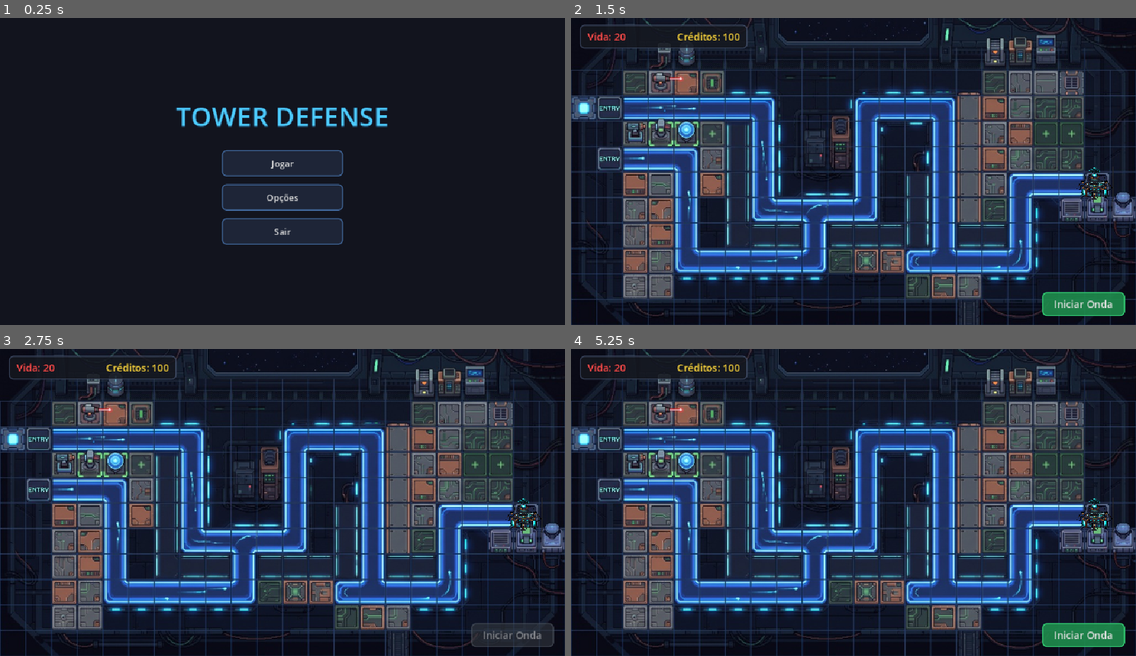
Above: before the commit, frames 1-4 (two rows, left to right).
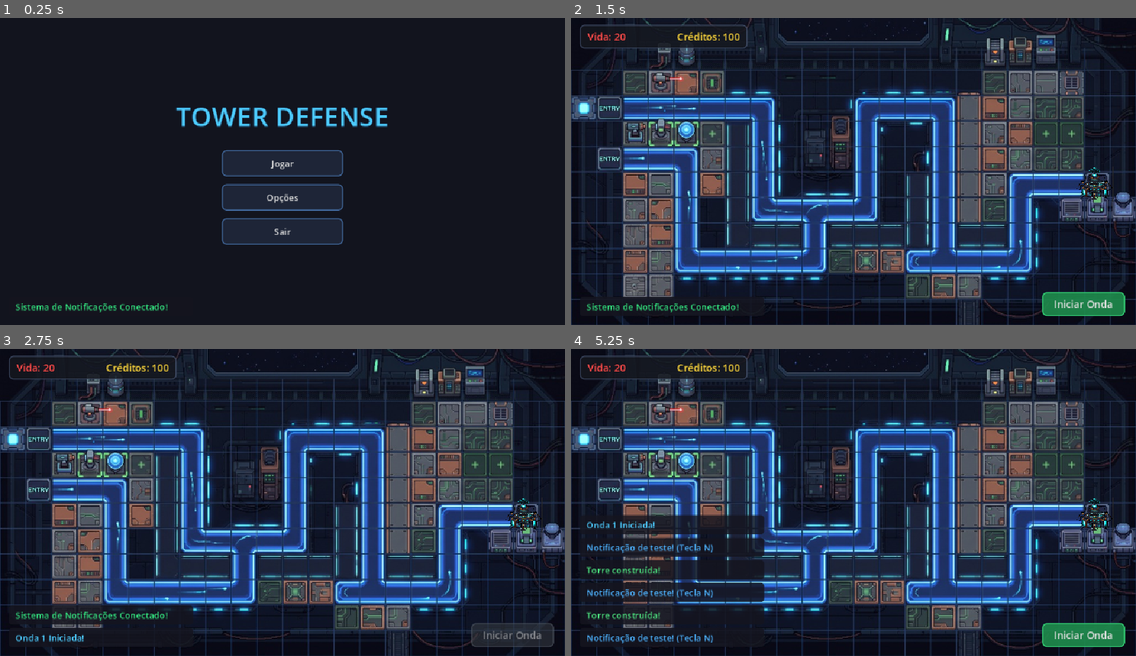
Above: after the commit, the same moments.

Repository: gabdalmazo/godot2dgame
Game: Godot game, scene res://MainMenu.tscn
Same seed, same stepped clock (60 frames per second), same inputs: the game is played once before the commit and once after it. Sound files missing from this copy of the repository are replaced by a short silence.
Inputs (mouse positions are in pixels of both pictures, inside the frame that each line leads up to):
- Up to frame 1 (0.25 s): no input
- Up to frame 2 (1.5 s): click "Jogar" at 0.5 s; click "Fase 1" at 1.25 s
- Up to frame 3 (2.75 s): click "Iniciar Onda" at 2 s
- Up to frame 4 (5.25 s): tap Enter (ui_accept) at 2.75, 3.02, 3.77, 4.25 s; move the mouse to (977, 487) at 2.77 s; tap N at 2.85, 3.6, 4.55 s; click (977, 487) at 2.92 s; move the mouse to (740, 517) at 3.52 s; click (740, 517) at 3.67 s; move the mouse to (910, 434) at 4.27 s; tap K at 4.35 s; click (910, 434) at 4.42 s; click "Reiniciar Missão" at 5 s

The runs differ from the first frame. In frame 1, 0.4% of the frame differs, in the area x 2-30%, y 92-96%; in frame 2, 0.6%; in frame 3, 1.5%; in frame 4, 7.0%, in the area x 1-35%, y 53-98%.

Commit message:
feat: implement wave management, notifications, player base, and tower building systems

Diff:
--- /dev/null
+++ b/novo-projeto-de-jogo/NotificationItem.gd
@@ -0,0 +1,68 @@
+class_name NotificationItem
+extends Control
+
+var _texto: String = ""
+var _cor: Color = Color.WHITE
+
+func _ready() -> void:
+	# Aplica as configurações visuais caso tenham sido injetadas antes do _ready()
+	_atualizar_visual()
+	_iniciar_animacao()
+
+## Configura o texto e a cor da fonte da notificação.
+## Pode ser chamado antes ou após o nó ser adicionado à SceneTree.
+func configurar(texto: String, cor: Color = Color.WHITE) -> void:
+	_texto = texto
+	_cor = cor
+	_atualizar_visual()
+
+## Cria a animação puramente via código utilizando Tween:
+## 1. Permanece 100% visível por 3 segundos
+## 2. Esmaece a opacidade (modulate:a) de 1.0 para 0.0 em 1 segundo
+## 3. Ao finalizar, remove o nó da memória com queue_free()
+func _iniciar_animacao() -> void:
+	# Garante visibilidade total inicial
+	modulate.a = 1.0
+
+	# Cria o Tween sequencial
+	var tween: Tween = create_tween()
+
+	# Aguarda 3 segundos com a mensagem visível
+	tween.tween_interval(3.0)
+
+	# Transiciona o alfa (modulate:a) de 1.0 para 0.0 ao longo de 1 segundo
+	tween.tween_property(self, "modulate:a", 0.0, 1.0)\
+		.set_ease(Tween.EASE_IN)\
+		.set_trans(Tween.TRANS_QUAD)
+
+	# Conecta a finalização do Tween à destruição do nó
+	tween.finished.connect(queue_free)
+
+## Aplica o texto e cor ao nó Label correspondente
+func _atualizar_visual() -> void:
+	var label_node: Label = _obter_label()
+	if label_node == null:
+		return
+
+	label_node.text = _texto
+
+	# Suporta tanto LabelSettings quanto sobreposição de cor do tema
+	if label_node.label_settings != null:
+		label_node.label_settings = label_node.label_settings.duplicate()
+		label_node.label_settings.font_color = _cor
+	else:
+		label_node.add_theme_color_override("font_color", _cor)
+
+## Identifica o Label independentemente do script estar anexado em um Label ou PanelContainer
+func _obter_label() -> Label:
+	var no_atual: Variant = self
+	if no_atual is Label:
+		return no_atual as Label
+
+	# Busca por nó filho direto chamado Label
+	var label_direto: Label = get_node_or_null("Label") as Label
+	if label_direto != null:
+		return label_direto
+
+	# Busca recursiva caso esteja dentro de containers intermediários (ex: MarginContainer)
+	return find_child("*Label*", true, false) as Label
--- /dev/null
+++ b/novo-projeto-de-jogo/NotificationItem.tscn
@@ -0,0 +1,26 @@
+[gd_scene format=3 uid="uid://cf83d2x9notificationitem"]
+
+[ext_resource type="Script" path="res://NotificationItem.gd" id="1_script"]
+
+[sub_resource type="StyleBoxFlat" id="StyleBoxFlat_notif"]
+bg_color = Color(0.08, 0.08, 0.12, 0.85)
+corner_radius_top_left = 6
+corner_radius_top_right = 6
+corner_radius_bottom_right = 6
+corner_radius_bottom_left = 6
+content_margin_left = 12.0
+content_margin_top = 6.0
+content_margin_right = 12.0
+content_margin_bottom = 6.0
+
+[node name="NotificationItem" type="PanelContainer"]
+offset_right = 220.0
+offset_bottom = 35.0
+mouse_filter = 2
+theme_override_styles/panel = SubResource("StyleBoxFlat_notif")
+script = ExtResource("1_script")
+
+[node name="Label" type="Label" parent="."]
+layout_mode = 2
+text = "Notificação"
+vertical_alignment = 1
--- /dev/null
+++ b/novo-projeto-de-jogo/NotificationManager.gd
@@ -0,0 +1,47 @@
+extends CanvasLayer
+
+## NotificationManager (Autoload / Singleton)
+## Gerencia a criação e empilhamento de notificações in-game na interface.
+
+@export var notification_scene: PackedScene = preload("res://NotificationItem.tscn")
+
+@onready var vbox_container: VBoxContainer = $MarginContainer/VBoxContainer
+
+func _ready() -> void:
+	# Garante que as notificações continuem sendo processadas mesmo com o jogo pausado
+	process_mode = Node.PROCESS_MODE_ALWAYS
+	# Dispara uma mensagem de confirmação logo ao carregar o jogo
+	enviar_mensagem("Sistema de Notificações Conectado!", Color(0.2, 0.9, 0.5))
+
+func _unhandled_input(event: InputEvent) -> void:
+	# Atalho de teste rápido: Pressione 'N' para testar o envio de notificação
+	if event is InputEventKey and event.pressed and not event.echo:
+		if event.keycode == KEY_N:
+			enviar_mensagem("Notificação de teste! (Tecla N)", Color(0.3, 0.7, 1.0))
+
+## Cria e adiciona uma nova mensagem à lista de notificações.
+## [param texto]: O conteúdo da mensagem a ser exibida.
+## [param cor]: A cor da fonte da notificação (padrão: Color.WHITE).
+func enviar_mensagem(texto: String, cor: Color = Color.WHITE) -> void:
+	var cena: PackedScene = notification_scene
+	if cena == null:
+		cena = preload("res://NotificationItem.tscn")
+
+	if cena == null:
+		push_error("NotificationManager: Nenhuma cena de notificação definida.")
+		return
+
+	var item: Node = cena.instantiate()
+
+	# Configura o texto e a cor da mensagem na instância
+	if item.has_method("configurar"):
+		item.configurar(texto, cor)
+
+	# Garante a referência ao VBoxContainer caso chamado antes do _ready()
+	if vbox_container == null:
+		vbox_container = get_node_or_null("MarginContainer/VBoxContainer") as VBoxContainer
+
+	if vbox_container != null:
+		vbox_container.add_child(item)
+	else:
+		push_error("NotificationManager: VBoxContainer não foi encontrado na cena.")
--- /dev/null
+++ b/novo-projeto-de-jogo/NotificationManager.tscn
@@ -0,0 +1,31 @@
+[gd_scene format=3 uid="uid://brdk2jmntjoyv"]
+
+[ext_resource type="Script" path="res://NotificationManager.gd" id="1_script"]
+[ext_resource type="PackedScene" path="res://NotificationItem.tscn" id="2_item"]
+
+[node name="NotificationManager" type="CanvasLayer"]
+process_mode = 3
+layer = 50
+script = ExtResource("1_script")
+notification_scene = ExtResource("2_item")
+
+[node name="MarginContainer" type="MarginContainer" parent="."]
+anchors_preset = 2
+anchor_top = 1.0
+anchor_bottom = 1.0
+offset_left = 16.0
+offset_top = -250.0
+offset_right = 350.0
+offset_bottom = -16.0
+grow_vertical = 0
+mouse_filter = 2
+theme_override_constants/margin_left = 0
+theme_override_constants/margin_top = 0
+theme_override_constants/margin_right = 0
+theme_override_constants/margin_bottom = 0
+
+[node name="VBoxContainer" type="VBoxContainer" parent="MarginContainer"]
+layout_mode = 2
+mouse_filter = 2
+alignment = 2
+theme_override_constants/separation = 6
--- a/novo-projeto-de-jogo/PlayerBase.gd
+++ b/novo-projeto-de-jogo/PlayerBase.gd
@@ -66,6 +66,7 @@
 		# Reduz a vida da base no GameManager
 		GameManager.sofrer_dano(dano_recebido)
 		AudioManager.tocar_sfx(SFX_BASE_DAMAGE)
+		NotificationManager.enviar_mensagem("A base foi atingida! -%d Vida" % dano_recebido, Color(1.0, 0.25, 0.25))
 		print("[PlayerBase] Inimigo atingiu a base! Dano: ", dano_recebido, " | Vida restante: ", GameManager.vida_jogador)
 
 		# Destrói o inimigo diretamente via queue_free().
--- a/novo-projeto-de-jogo/TowerBuilder.gd
+++ b/novo-projeto-de-jogo/TowerBuilder.gd
@@ -100,6 +100,7 @@
 	# 4. Verifica se o jogador possui recursos suficientes no GameManager
 	if not GameManager.possui_recursos(tower_cost):
 		AudioManager.tocar_erro()
+		NotificationManager.enviar_mensagem("Recursos insuficientes! (Custo: %d)" % tower_cost, Color(1.0, 0.4, 0.4))
 		print("[TowerBuilder] Recursos insuficientes! Custo: ", tower_cost, " | Disponível: ", GameManager.recursos_globais)
 		return
 
@@ -118,8 +119,10 @@
 		occupied_cells[cell] = tower
 		# Libera a coordenada caso a torre seja destruída ou vendida futuramente
 		tower.tree_exited.connect(func(): occupied_cells.erase(cell))
+		NotificationManager.enviar_mensagem("Torre construída!", Color(0.3, 0.9, 0.5))
 		print("[TowerBuilder] Torre construída na célula ", cell, " (Posição: ", spawn_pos, ") | Saldo restante: ", GameManager.recursos_globais)
 	else:
+		NotificationManager.enviar_mensagem("Torre construída!", Color(0.3, 0.9, 0.5))
 		print("[TowerBuilder] Torre construída em: ", spawn_pos, " | Saldo restante: ", GameManager.recursos_globais)
 
 ## Valida se a célula pode receber uma construção:
--- a/novo-projeto-de-jogo/project.godot
+++ b/novo-projeto-de-jogo/project.godot
@@ -19,6 +19,7 @@
 
 GameManager="*res://game_manager.gd"
 AudioManager="*res://AudioManager.gd"
+NotificationManager="*res://NotificationManager.tscn"
 
 [display]
 
--- a/novo-projeto-de-jogo/wave_manager.gd
+++ b/novo-projeto-de-jogo/wave_manager.gd
@@ -42,6 +42,7 @@
 	# Aumenta a dificuldade também na quantidade de inimigos (ex: +2 por onda)
 	enemies_to_spawn = base_enemies_per_wave + ((current_wave - 1) * 2)
 
+	NotificationManager.enviar_mensagem("Onda %d Iniciada!" % current_wave, Color(0.3, 0.8, 1.0))
 	print("--- Iniciando Onda ", current_wave, " --- | Inimigos: ", enemies_to_spawn)
 	spawn_timer.start()
 
@@ -88,6 +89,7 @@
 		end_wave()
 
 func end_wave() -> void:
+	NotificationManager.enviar_mensagem("Onda %d Concluída!" % current_wave, Color(1.0, 0.85, 0.2))
 	print("Onda ", current_wave, " concluída! Todos os inimigos foram eliminados.")
 	current_wave += 1
 	# Notifica o HUD de que a onda foi finalizada para liberar o botão
Not shown, added: novo-projeto-de-jogo/NotificationItem.gd.uid
Not shown, added: novo-projeto-de-jogo/NotificationManager.gd.uid
